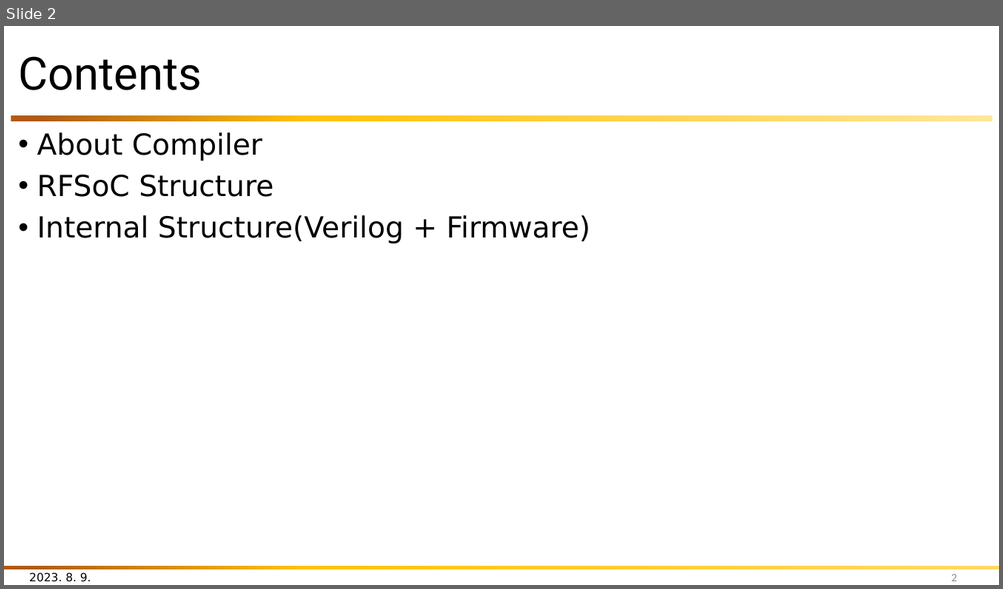
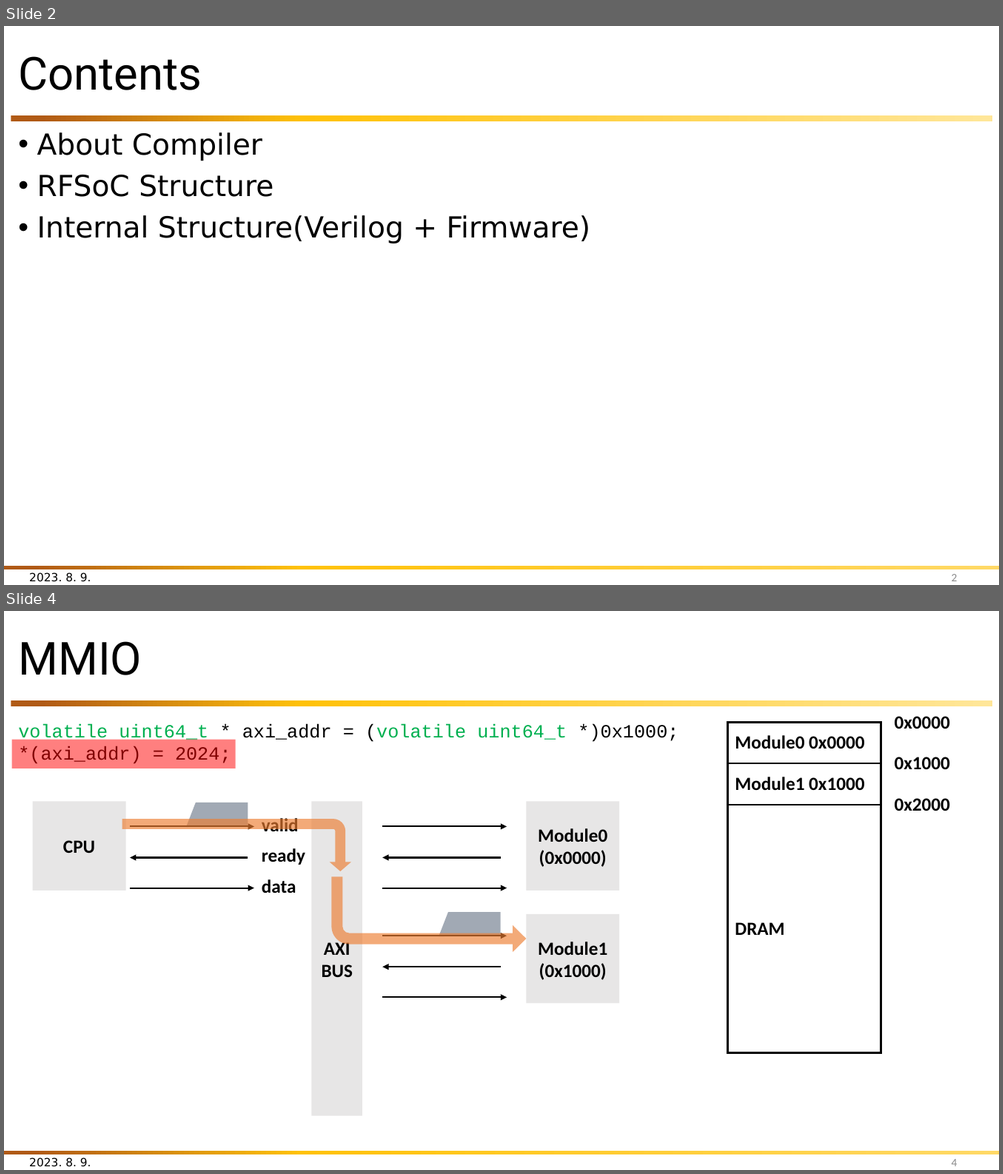
Before and after one commit to snu-quiqcl/Vivado_prj_manager, a slide deck: Document/PPT/LabSeminar/20240202/20240202_RFSoC_LabSeminar.pptx. Shown one above the other, each under a label of ours: slide 2 before the commit, slides 2 and 4 after it; the slides between them are not shown. The pictures are 1003x589 and 1003x1174 pixels, drawn with LibreOffice and Linux fonts; fonts in the diff are those of the drawing. Boxes give left, top, right and bottom in pixels: in the first picture for what was removed or moved away, otherwise in the second. Text is boxed around its words. In the diff, an @@ line names an element or a change of style, - is before the commit and + after.

```diff
--- a/Document/PPT/LabSeminar/20240202/20240202_RFSoC_LabSeminar.pptx
+++ b/Document/PPT/LabSeminar/20240202/20240202_RFSoC_LabSeminar.pptx
@@ slide 4 added at (4, 611, 999, 1170), background #FFFFFF; not listed: 2 template elements that a slide beside it also shows @@
@@ title added at (18, 641, 142, 675), 44 pt, text #000000 @@
+MMIO
@@ text added at (894, 716, 950, 729), 18 pt, text #000000, bold @@
+0x0000
@@ rectangle added at (12, 739, 236, 769), fill #FF0000 at 50% opacity @@
@@ text added at (18, 724, 678, 763), 18 pt, text #000000 @@
+volatile uint64_t * axi_addr = (volatile uint64_t *)0x1000;
+*(axi_addr) = 2024;
@@ table added at (728, 722, 881, 1054), 3 rows, 1 columns @@
+Module0 0x0000
+Module1 0x1000
+DRAM
@@ text added at (894, 757, 950, 769), 18 pt, text #000000, bold @@
+0x1000
@@ rectangle added at (32, 801, 125, 891), fill #E7E6E6, 18 pt, text #000000, bold @@
+CPU
@@ freeform shape added at (186, 803, 248, 827), fill #44546A at 50% opacity @@
@@ rectangle added at (311, 801, 362, 1116), fill #E7E6E6, 18 pt, text #000000, bold @@
+AXI BUS
@@ rectangle added at (526, 801, 620, 891), fill #E7E6E6, 18 pt, text #000000, bold @@
+Module0
+(0x0000)
@@ text added at (894, 798, 950, 811), 18 pt, text #000000, bold @@
+0x2000
@@ bent arrow added at (122, 820, 351, 871), fill #ED7D31 at 65% opacity @@
@@ arrow added from (130, 826) to (254, 826), #000000 1.5 pt @@
@@ text added at (262, 816, 299, 836), 18 pt, text #000000, bold @@
+valid
@@ arrow added from (382, 826) to (507, 826), #000000 1.5 pt @@
@@ text added at (262, 849, 305, 865), 18 pt, text #000000, bold @@
+ready
@@ arrow added from (248, 858) to (130, 858), #000000 1.5 pt @@
@@ bent arrow added at (332, 877, 526, 952), fill #ED7D31 at 65% opacity @@
@@ arrow added from (500, 858) to (382, 858), #000000 1.5 pt @@
@@ arrow added from (130, 889) to (254, 889), #000000 1.5 pt @@
@@ text added at (262, 880, 296, 893), 18 pt, text #000000, bold @@
+data
@@ arrow added from (382, 889) to (507, 889), #000000 1.5 pt @@
@@ freeform shape added at (438, 912, 500, 937), fill #44546A at 50% opacity @@
@@ rectangle added at (526, 914, 620, 1004), fill #E7E6E6, 18 pt, text #000000, bold @@
+Module1
+(0x1000)
@@ arrow added from (382, 937) to (507, 937), #000000 1.5 pt @@
@@ arrow added from (500, 967) to (382, 967), #000000 1.5 pt @@
@@ arrow added from (382, 997) to (507, 997), #000000 1.5 pt @@
@@ text added at (29, 1158, 91, 1167), 11 pt, text #000000 @@
+2023. 8. 9.
@@ page number added at (951, 1159, 957, 1167), 11 pt, text #8C8C8C @@
+4
```
Also in this commit, not shown: 2 slides changed, 31 other slides added, 35 other files.
